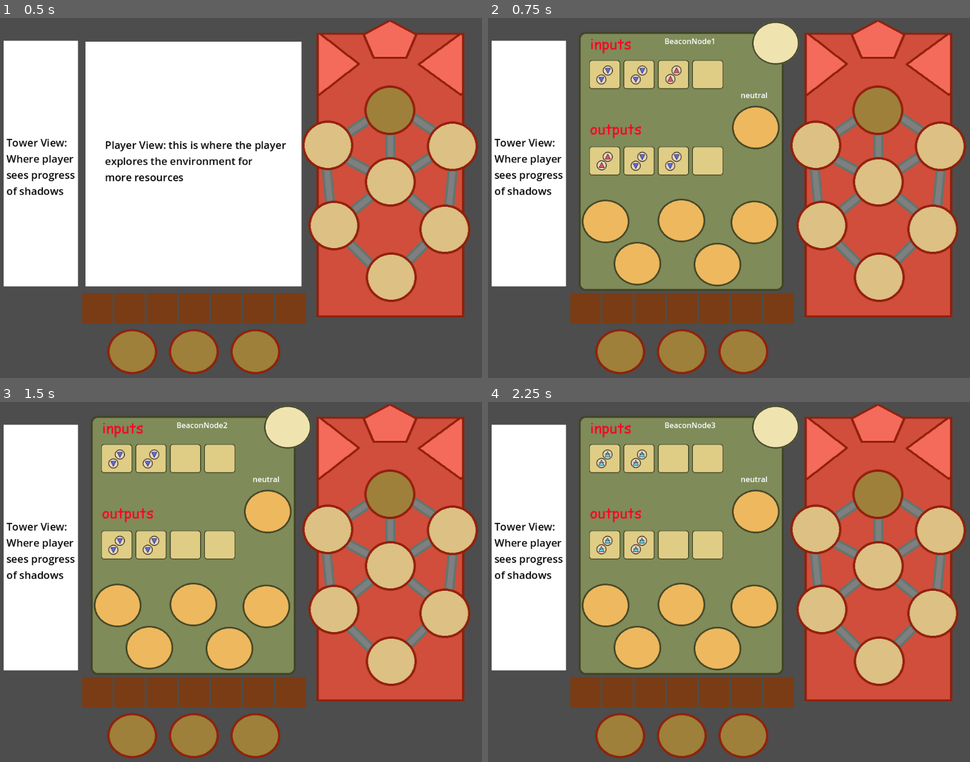
Above: before the commit, frames 1-4 (two rows, left to right).
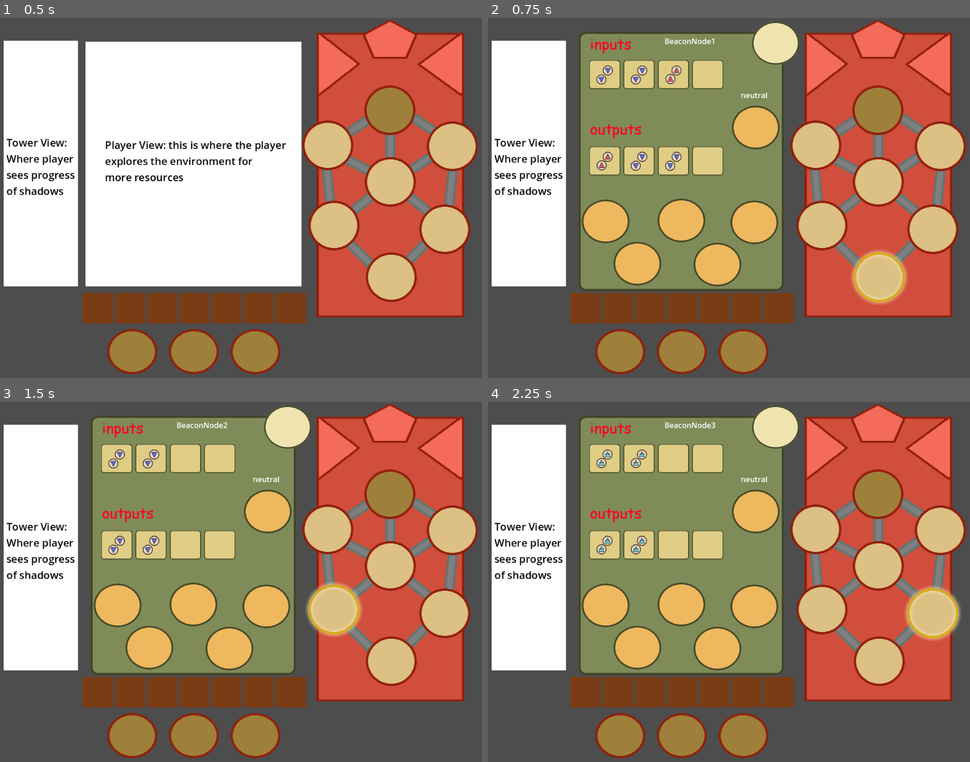
Above: after the commit, the same moments.

Repository: mccajd/Quintessential
Game: Godot game, scene res://Levels/beacon_puzzle_main.tscn
The game is run twice, just before and just after one commit, with the same random seed, the same clock (stepped at 60 frames per second) and the same inputs.
Inputs (mouse positions are in pixels of both pictures, inside the frame that each line leads up to):
- Up to frame 1 (0.5 s): no input
- Up to frame 2 (0.75 s): tap Enter at 0.5 s; move the mouse to (878, 277) at 0.52 s; press the mouse at (878, 277) at 0.53 s
- Up to frame 3 (1.5 s): tap Space at 1.25 s; move the mouse to (332, 607) at 1.27 s; release the mouse at (332, 607) at 1.28 s; click (332, 607) at 1.35 s
- Up to frame 4 (2.25 s): tap Enter at 2 s; move the mouse to (931, 610) at 2.02 s; press the mouse at (931, 610) at 2.03 s

Frame 1 is identical in both runs. In frame 2, 0.5% of the frame differs, in the area x 75-87%, y 64-80%; in frame 3, 0.4%; in frame 4, 0.4%.

Commit message:
UI for the currently selected node

Diff:
--- a/Levels/beacon_puzzle_main.tscn
+++ b/Levels/beacon_puzzle_main.tscn
@@ -36,7 +36,9 @@
 	for child in playerView:
 		child.visible = currentVisibility
 	beaconNodeMenu.visible = !currentVisibility
-	#self.visible = false
+
+	# HACK.jmc - this is unbelievably fragile lmao
+	get_parent().get_parent().get_parent().get_parent().get_node(\"BeaconTower\")._on_node_selected(null)
 "
 
 [node name="BeaconPuzzleMain" type="Node"]
@@ -45,49 +47,49 @@
 position = Vector2(664, 0)
 script = ExtResource("2_mlleh")
 
-[node name="BeaconNode1" parent="BeaconTower" instance=ExtResource("4_b3dfw")]
+[node name="BeaconNode1" parent="BeaconTower" groups=["BeaconNodes"] instance=ExtResource("4_b3dfw")]
 z_index = 1
 position = Vector2(103, 484)
 id = 1
 availableNodeIds = Array[int]([2, 3])
 inputs = Array[String](["water_mote", "water_mote", "fire_mote"])
 
-[node name="BeaconNode2" parent="BeaconTower" instance=ExtResource("4_b3dfw")]
+[node name="BeaconNode2" parent="BeaconTower" groups=["BeaconNodes"] instance=ExtResource("4_b3dfw")]
 z_index = 1
 position = Vector2(-18, 375)
 id = 2
 availableNodeIds = Array[int]([1, 4, 5])
 inputs = Array[String](["water_mote", "water_mote"])
 
-[node name="BeaconNode3" parent="BeaconTower" instance=ExtResource("4_b3dfw")]
+[node name="BeaconNode3" parent="BeaconTower" groups=["BeaconNodes"] instance=ExtResource("4_b3dfw")]
 z_index = 1
 position = Vector2(216, 383)
 id = 3
 availableNodeIds = Array[int]([1, 4, 6])
 inputs = Array[String](["air_mote", "air_mote"])
 
-[node name="BeaconNode4" parent="BeaconTower" instance=ExtResource("4_b3dfw")]
+[node name="BeaconNode4" parent="BeaconTower" groups=["BeaconNodes"] instance=ExtResource("4_b3dfw")]
 z_index = 1
 position = Vector2(101, 283)
 id = 4
 availableNodeIds = Array[int]([2, 3, 5, 6, 7])
 inputs = Array[String](["seawater"])
 
-[node name="BeaconNode5" parent="BeaconTower" instance=ExtResource("4_b3dfw")]
+[node name="BeaconNode5" parent="BeaconTower" groups=["BeaconNodes"] instance=ExtResource("4_b3dfw")]
 z_index = 1
 position = Vector2(-31, 206)
 id = 5
 availableNodeIds = Array[int]([2, 4, 7])
 inputs = Array[String](["earth"])
 
-[node name="BeaconNode6" parent="BeaconTower" instance=ExtResource("4_b3dfw")]
+[node name="BeaconNode6" parent="BeaconTower" groups=["BeaconNodes"] instance=ExtResource("4_b3dfw")]
 z_index = 1
 position = Vector2(232, 208)
 id = 6
 availableNodeIds = Array[int]([3, 4, 7])
 inputs = Array[String](["fire_mote", "gold"])
 
-[node name="BeaconNode7" parent="BeaconTower" instance=ExtResource("4_b3dfw")]
+[node name="BeaconNode7" parent="BeaconTower" groups=["BeaconNodes"] instance=ExtResource("4_b3dfw")]
 z_index = 1
 position = Vector2(100, 132)
 id = 7
--- a/Scenes/beacon_node.tscn
+++ b/Scenes/beacon_node.tscn
@@ -1,8 +1,9 @@
-[gd_scene load_steps=6 format=3 uid="uid://dt8namvmtn1ty"]
+[gd_scene load_steps=7 format=3 uid="uid://dt8namvmtn1ty"]
 
 [ext_resource type="Script" path="res://Scripts/beacon_node.gd" id="1_hn6iq"]
 [ext_resource type="Texture2D" uid="uid://r65av6xkmun3" path="res://assets/beacon/beacon-node-empty.png" id="2_jmdrg"]
 [ext_resource type="Texture2D" uid="uid://cofbj22tbg5oi" path="res://assets/beacon/beacon-node-filled.png" id="3_nm6o8"]
+[ext_resource type="Texture2D" uid="uid://d38d3pg5qofs3" path="res://assets/beacon/beacon-node-selected.png" id="4_d8wnx"]
 
 [sub_resource type="SpriteFrames" id="SpriteFrames_o4skf"]
 animations = [{
@@ -21,6 +22,14 @@
 "loop": true,
 "name": &"filled",
 "speed": 5.0
+}, {
+"frames": [{
+"duration": 1.0,
+"texture": ExtResource("4_d8wnx")
+}],
+"loop": true,
+"name": &"selected",
+"speed": 5.0
 }]
 
 [sub_resource type="CircleShape2D" id="CircleShape2D_3wxxm"]
@@ -32,7 +41,13 @@
 [node name="AnimatedSprite2D" type="AnimatedSprite2D" parent="."]
 position = Vector2(66, 61)
 sprite_frames = SubResource("SpriteFrames_o4skf")
-animation = &"empty"
+animation = &"filled"
+
+[node name="SelectionSprite2D" type="AnimatedSprite2D" parent="."]
+visible = false
+position = Vector2(66, 61)
+sprite_frames = SubResource("SpriteFrames_o4skf")
+animation = &"selected"
 
 [node name="CollisionShape2D" type="CollisionShape2D" parent="."]
 position = Vector2(66, 61)
--- a/Scripts/beacon_node.gd
+++ b/Scripts/beacon_node.gd
@@ -60,10 +60,15 @@
 	return rtn
 
 
+func disable_selection_effects():
+	$SelectionSprite2D.visible = false
+
+
 func _handle_button_logic():
 	if (!hovered): return
 
 	if (Input.is_action_just_pressed("select")):
+		$SelectionSprite2D.visible = true
 		selected.emit(self)
 
 
--- a/Scripts/beacon_node_menu.gd
+++ b/Scripts/beacon_node_menu.gd
@@ -28,7 +28,7 @@
 
 func _on_beacon_tower_node_selected(node: BeaconNode):
 	# minor UX - clear the current node if selected again.
-	if (node == selected_node):
+	if (node == selected_node || node == null):
 		selected_node = null
 		_set_visibility(false)
 		return
--- a/Scripts/beacon_tower.gd
+++ b/Scripts/beacon_tower.gd
@@ -1,6 +1,7 @@
 extends Area2D
 
 var node_outputs: Dictionary
+var selected_node: BeaconNode
 
 const node_names = ["BeaconNode1", "BeaconNode2", "BeaconNode3", "BeaconNode4", "BeaconNode5", "BeaconNode6", "BeaconNode7"]
 
@@ -20,6 +21,8 @@
 	#		for the selection menu.  for now i'm encapsulating the node selection event
 	#		here with the intent to enhance it with more info later.
 	node_selected.emit(node)
+	selected_node = null if selected_node == node else node
+	_set_selected_node_effects()
 
 
 func _on_transformed(node_id: int, output_items: Array[OutputItem]):
@@ -37,3 +40,10 @@
 			connections.push_front([beacon_node.id, connection])
 
 	connections_updated.emit(connections)
+
+
+func _set_selected_node_effects():
+	for name in node_names:
+		var beacon_node = get_node(name)
+		if beacon_node == selected_node: continue
+		beacon_node.disable_selection_effects()
Binary file added: assets/beacon/beacon-node-selected.png
Not shown, added: assets/beacon/beacon-node-selected.png.import
